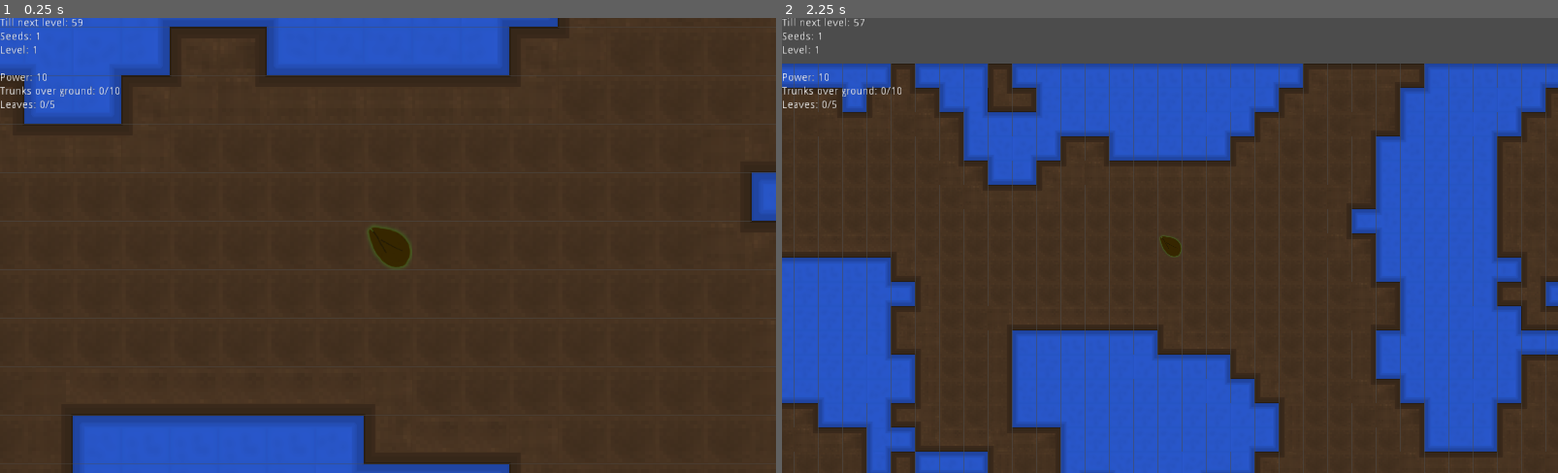
Above: before the commit, frames 1-2 (left to right).
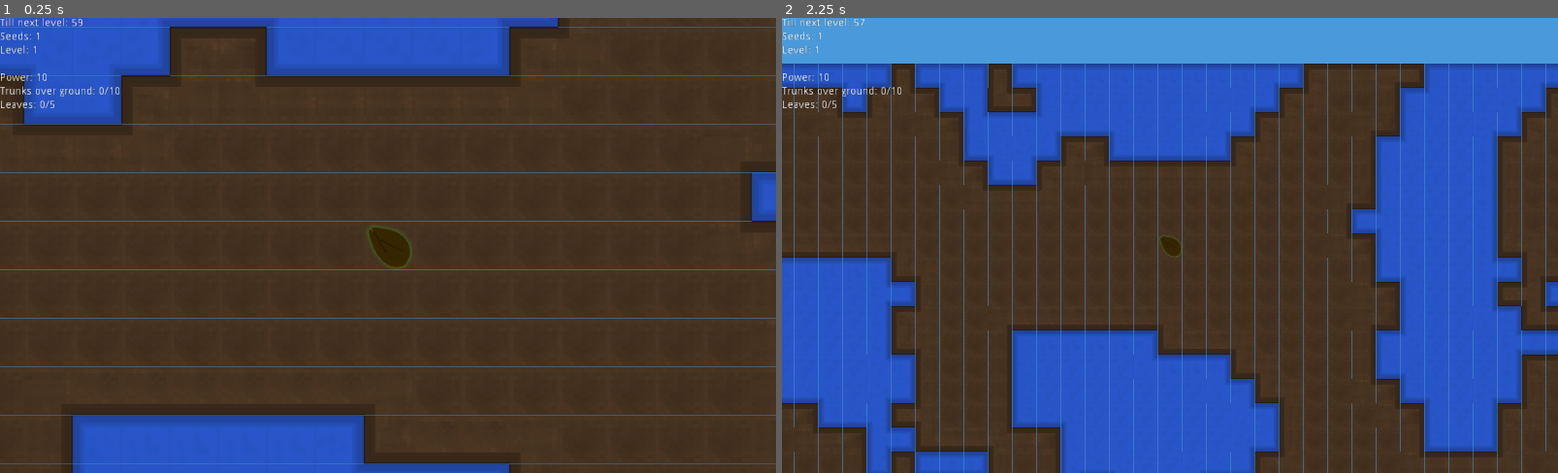
Above: after the commit, the same moments.

Repository: BigAwesome/SpringJam2D
Game: Godot game, scene res://scenes/game.tscn
Same seed, same stepped clock (60 frames per second), same inputs: the game is played once before the commit and once after it.
Inputs (mouse positions are in pixels of both pictures, inside the frame that each line leads up to):
- Up to frame 1 (0.25 s): no input
- Up to frame 2 (2.25 s): tap Enter at 0.5, 2 s; move the mouse to (1340, 222) at 0.52 s; press the mouse at (1340, 222) at 0.53 s; tap Space at 1.25 s; move the mouse to (1014, 268) at 1.27 s; release the mouse at (1014, 268) at 1.28 s; right-click (1014, 268) at 1.35 s; click (1014, 268) at 1.42 s; move the mouse to (1247, 145) at 2.02 s; tap Mouse wheel down (mouse_wheel_down) at 2.1 s; click (1247, 145) at 2.17 s

The runs differ from the first frame. In frame 1, 2.1% of the frame differs, in the area x 0-100%, y 1-99%; in frame 2, 13%, in the area x 0-100%, y 0-100%.

Commit message:
set background color

Diff:
--- a/project.godot
+++ b/project.godot
@@ -57,4 +57,5 @@
 
 [rendering]
 
+environment/default_clear_color=Color( 0.294118, 0.607843, 0.862745, 1 )
 environment/default_environment="res://default_env.tres"
